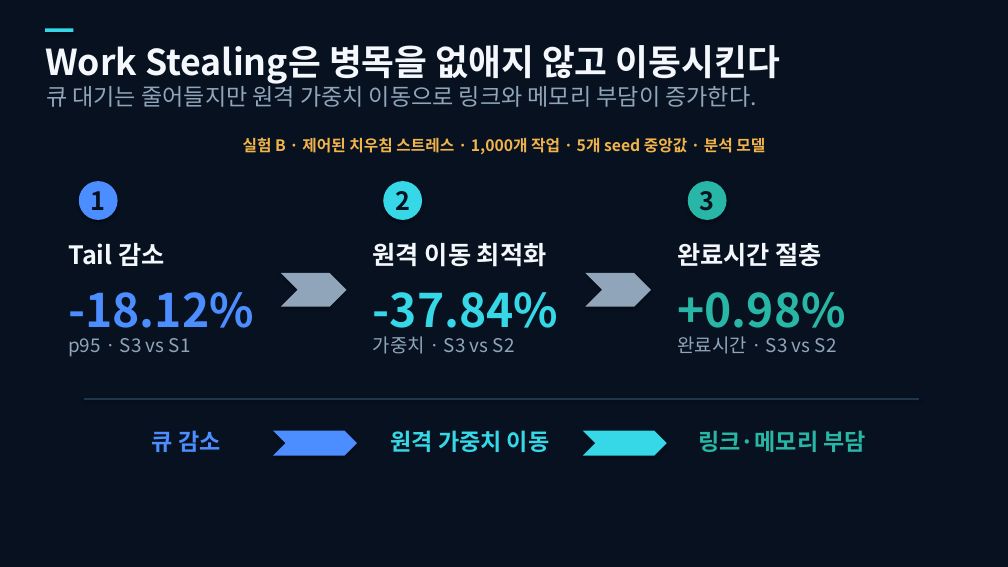
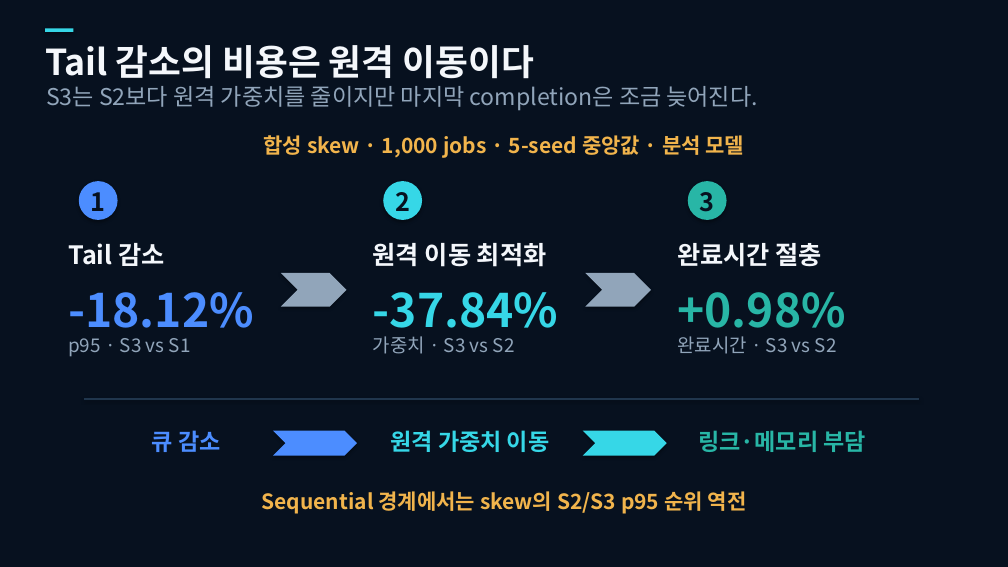
Before and after one commit to snowman0919/varp-k26-memory-fpga, a slide deck: slide 8 of presentation/final/presentation.pptx. Drawn at 1008x567 pixels with LibreOffice and Linux fonts; fonts in the diff are those of the drawing. Boxes give left, top, right and bottom in pixels: in the first picture for what was removed or moved away, otherwise in the second. Text is boxed around its words. In the diff, an @@ line names an element or a change of style, - is before the commit and + after.

```diff
--- a/presentation/final/presentation.pptx
+++ b/presentation/final/presentation.pptx
@@ text at [45,45,534,79]: text changed @@
-Work Stealing은 병목을 없애지 않고 이동시킨다
+Tail 감소의 비용은 원격 이동이다
@@ text at [46,86,758,110]: text changed @@
-큐 대기는 줄어들지만 원격 가중치 이동으로 링크와 메모리 부담이 증가한다.
+S3는 S2보다 원격 가중치를 줄이지만 마지막 completion은 조금 늦어진다.
@@ text at [264,135,745,158]: text changed; size 15 to 20 pt @@
-실험 B · 제어된 치우침 스트레스 · 1,000개 작업 · 5개 seed 중앙값 · 분석 모델
+합성 skew · 1,000 jobs · 5-seed 중앙값 · 분석 모델
@@ text added at [261,491,747,514], 20 pt, text #F1B44C, bold @@
+Sequential 경계에서는 skew의 S2/S3 p95 순위 역전
```
Also in this commit, not shown: 7 other slides changed, 2 slides added, 2 slides removed, 51 other files.
